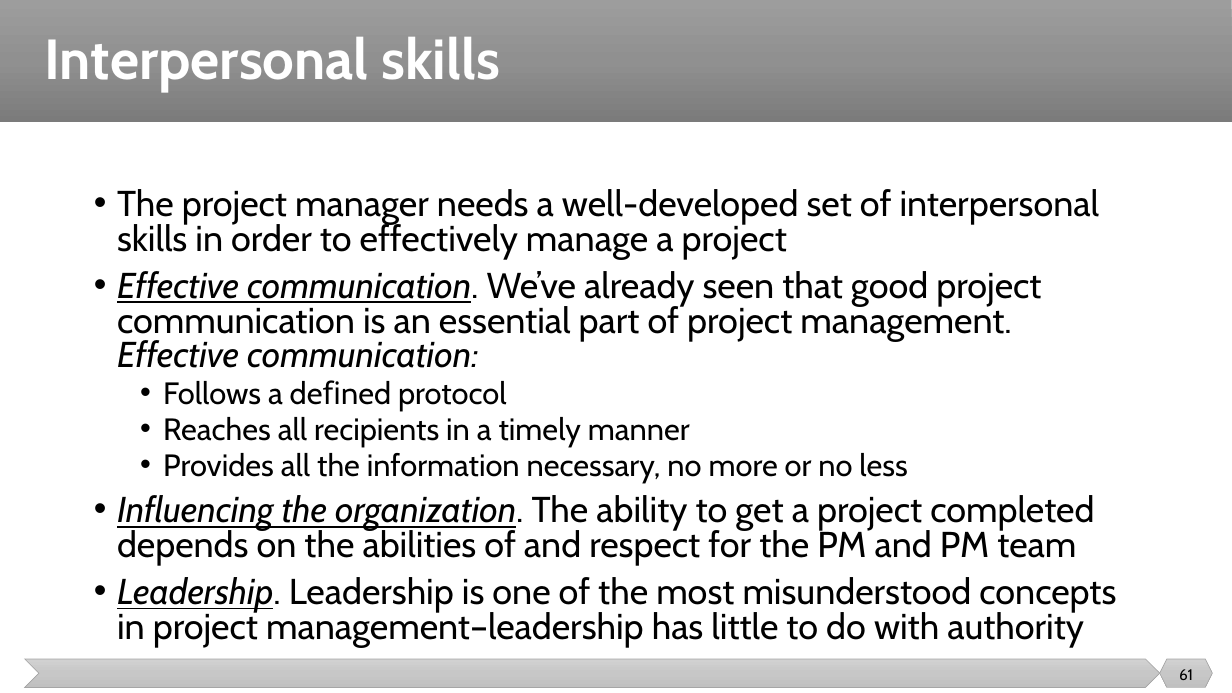
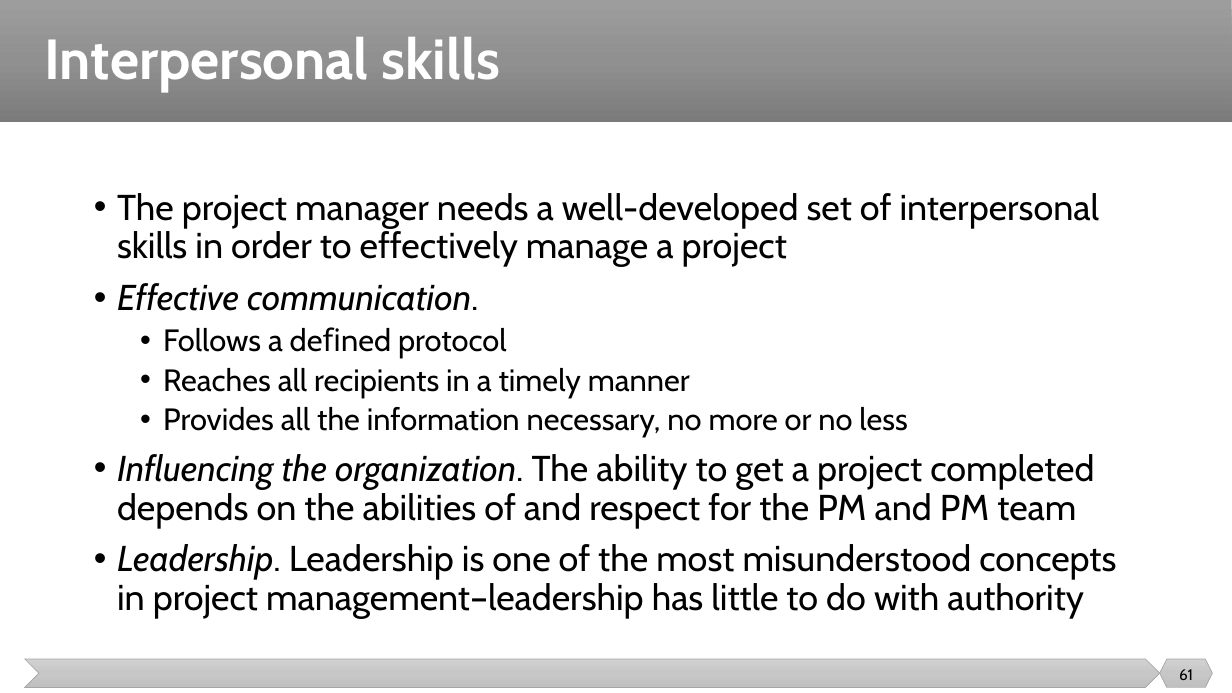
Before and after one commit to malenezi/malenezi, a slide deck: slide 61 of SE423/Lectures/3-Team/Team.pptx. Drawn at 1232x693 pixels with LibreOffice and Linux fonts; fonts in the diff are those of the drawing. Boxes give left, top, right and bottom in pixels: in the first picture for what was removed or moved away, otherwise in the second. Text is boxed around its words. In the diff, an @@ line names an element or a change of style, - is before the commit and + after.

```diff
--- a/SE423/Lectures/3-Team/Team.pptx
+++ b/SE423/Lectures/3-Team/Team.pptx
@@ text at box(117, 193, 1116, 619): underline off in "Influencing the organization.", "Leadership."; line spacing 0.8 to 0.9 @@
@@ text at box(117, 283, 478, 311): text changed; italic on @@
-• Effective communication. We’ve already seen that good project communication is an essential part of project management. Effective communication:
+• Effective communication.
```
Also in this commit, not shown: 7 other slides changed.
